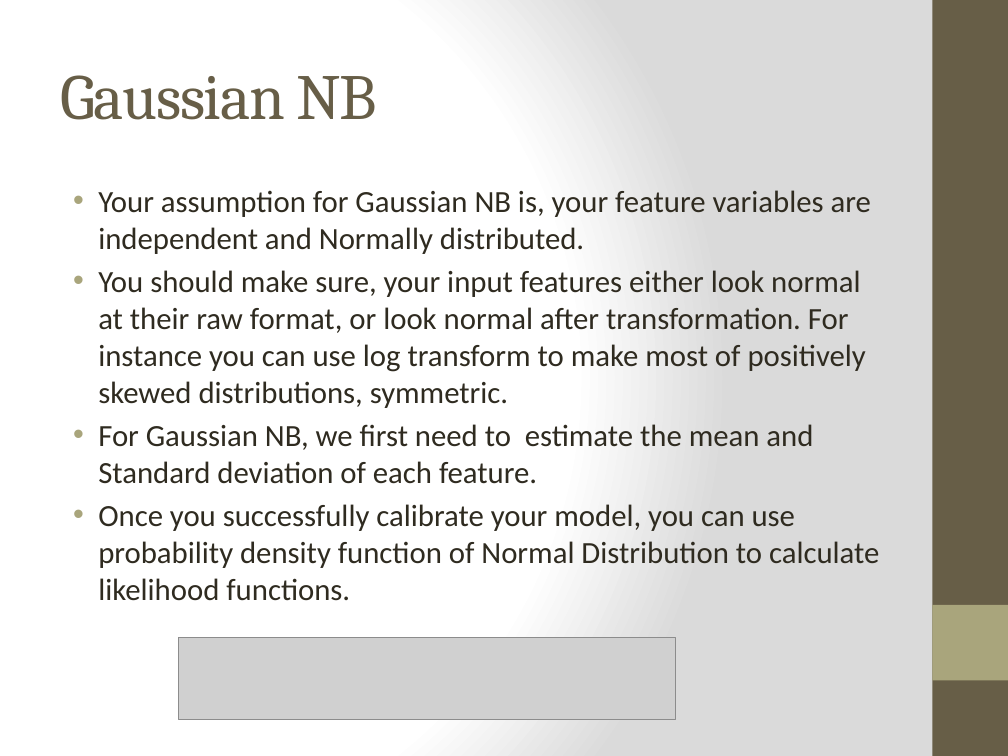
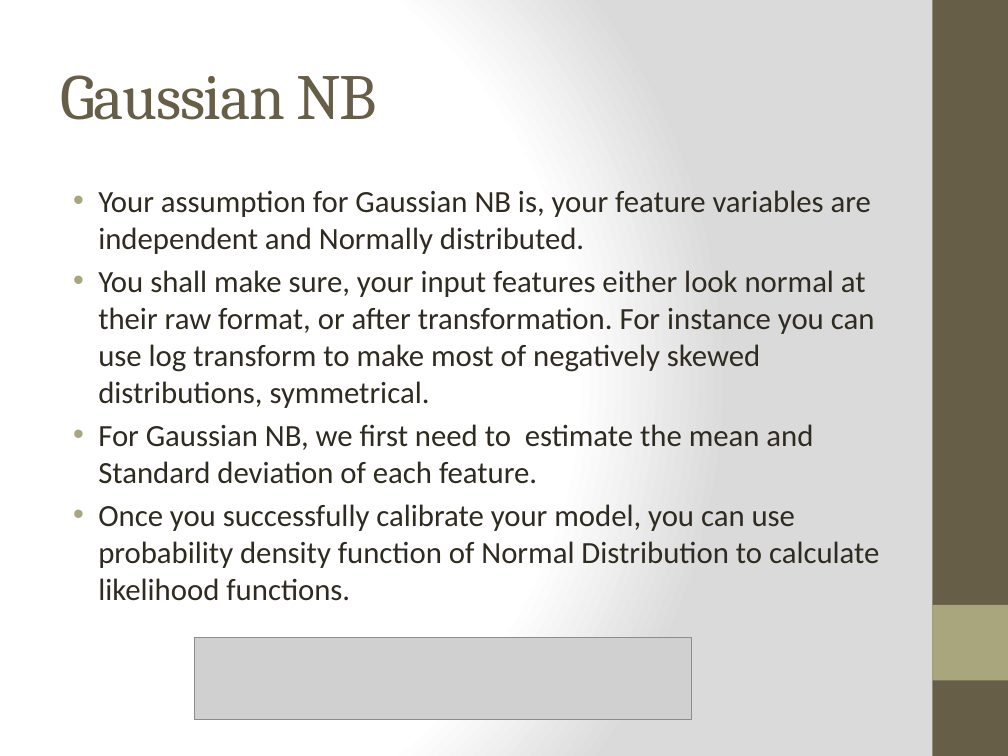
Before and after one commit to karlazz/SF-DAT-20, a slide deck: slide 12 of Lecture Notes-Slides/Lecture 17.pptx. Drawn at 1008x756 pixels with LibreOffice and Linux fonts; fonts in the diff are those of the drawing; grey boxes stand for pictures. Boxes give left, top, right and bottom in pixels: in the first picture for what was removed or moved away, otherwise in the second. Text is boxed around its words. In the diff, an @@ line names an element or a change of style, - is before the commit and + after.

```diff
--- a/Lecture Notes-Slides/Lecture 17.pptx
+++ b/Lecture Notes-Slides/Lecture 17.pptx
@@ text at [98, 270, 875, 408]: text changed @@
-• You should make sure, your input features either look normal at their raw format, or look normal after transformation. For instance you can use log transform to make most of positively skewed distributions, symmetric.
+• You shall make sure, your input features either look normal at their raw format, or after transformation. For instance you can use log transform to make most of negatively skewed distributions, symmetrical.
@@ picture: place and size @@
-picture at [178, 637, 675, 719]
+picture at [195, 637, 691, 719]
```
Also in this commit, not shown: 7 other slides changed, 33 other files.
